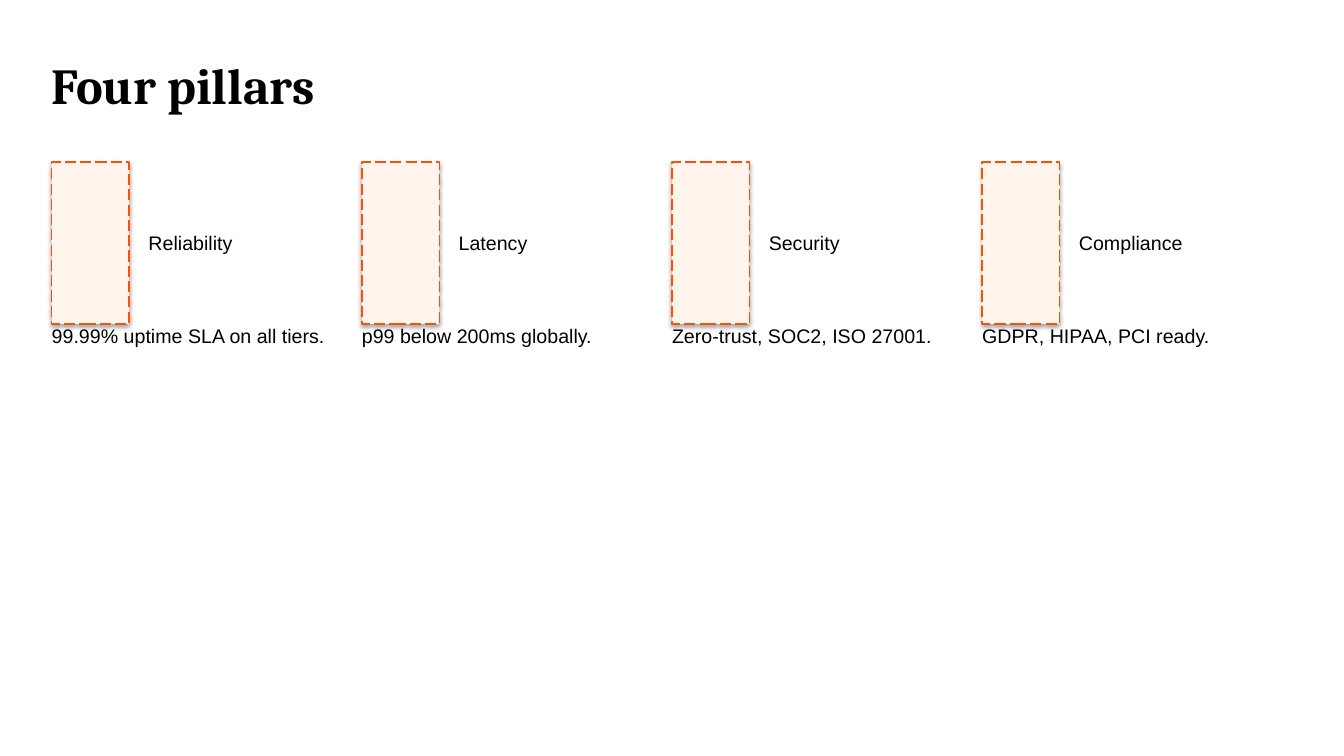
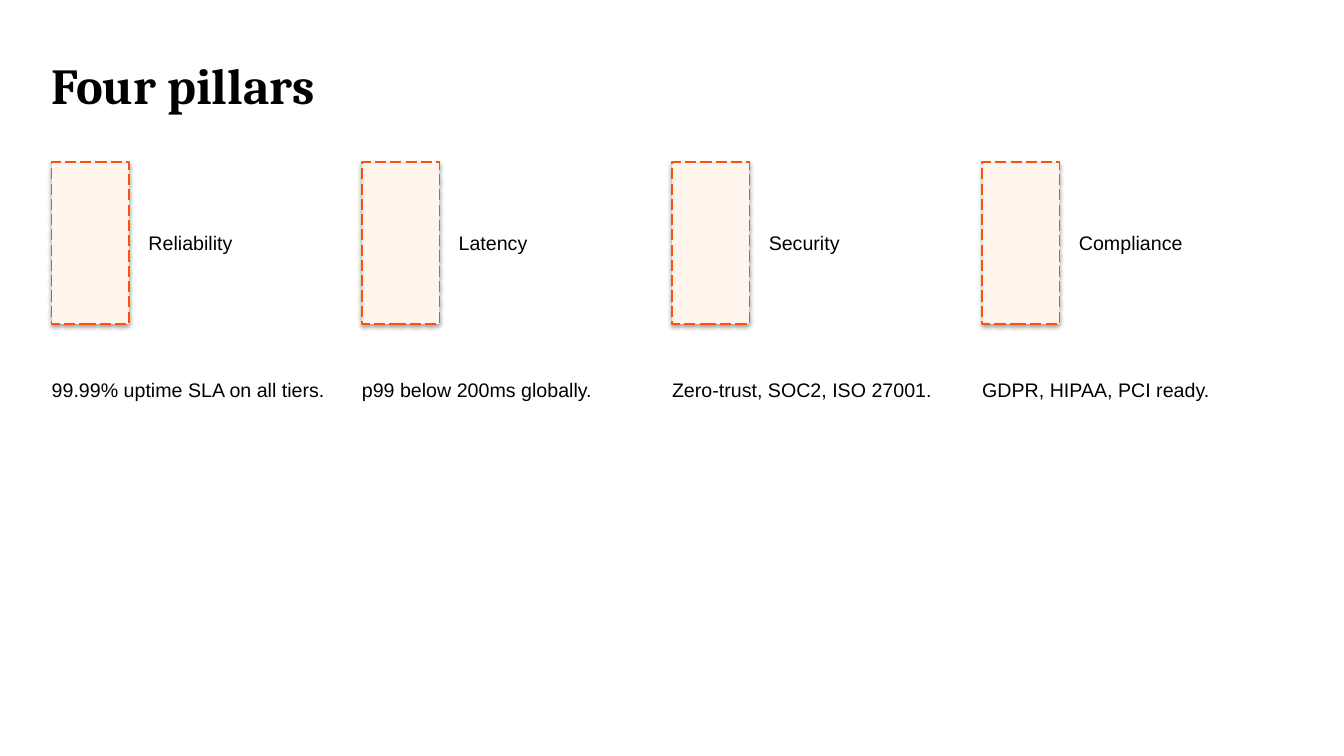
Before and after one commit to JakubNaskretski/pptx-skill-grid, a slide deck: slide 10 of examples/out_v2.pptx. Drawn at 1344x756 pixels with LibreOffice and Linux fonts; fonts in the diff are those of the drawing. Boxes give left, top, right and bottom in pixels: in the first picture for what was removed or moved away, otherwise in the second. Text is boxed around its words. In the diff, an @@ line names an element or a change of style, - is before the commit and + after.

Commit message:
Fix layout issues from first visual review of out_v2.pptx
section_divider:
  - Number cell expanded from 6→7 rows (rows 3-9). At 240pt the text was
    overflowing the 3.21in cell into the label below.
  - render_heading disables word_wrap on section_number so "01" / "02"
    can't break to two lines when the cell is borderline-narrow.

render_heading + render_text:
  - New optional vertical_anchor param (top/middle/bottom). Enables
    centering text against an image of equal height.

single_metric:
  - Caption moved to the footer strip (was crowding the 160pt hero number
    at rows 10-11).
  - Value cell expanded to rows 3-10; vertical_anchor=middle so it sits
    in the center of its cell.

four_up + six_up:
  - One-row gap inserted between icon_label and body. The body was
    visually butting up against the label with no breathing room.

matrix_2x2:
  - Image shrunk from 3x5 to 2x4 cells.
  - 2-col horizontal gap (cols 6-7) between left/right cards.
  - 1-row vertical gap (row 7) between top/bottom cards.
  - Label vertical_anchor=bottom + body vertical_anchor=top so the
    label/body junction lands exactly on the image's vertical centerline.

```diff
--- a/examples/out_v2.pptx
+++ b/examples/out_v2.pptx
@@ text "99.99% uptime SLA on all ...": place and size @@
-text "99.99% uptime SLA on all ..." at (52,328,324,347)
+text "99.99% uptime SLA on all ..." at (52,382,324,401)
@@ text "p99 below 200ms globally.": place and size @@
-text "p99 below 200ms globally." at (362,328,592,347)
+text "p99 below 200ms globally." at (362,382,592,401)
@@ text "Zero-trust, SOC2, ISO 27001.": place and size @@
-text "Zero-trust, SOC2, ISO 27001." at (672,329,932,346)
+text "Zero-trust, SOC2, ISO 27001." at (672,383,932,400)
@@ text "GDPR, HIPAA, PCI ready.": place and size @@
-text "GDPR, HIPAA, PCI ready." at (982,328,1209,347)
+text "GDPR, HIPAA, PCI ready." at (982,382,1209,401)
```
Also in this commit, not shown: 7 other slides changed, 8 other files.
